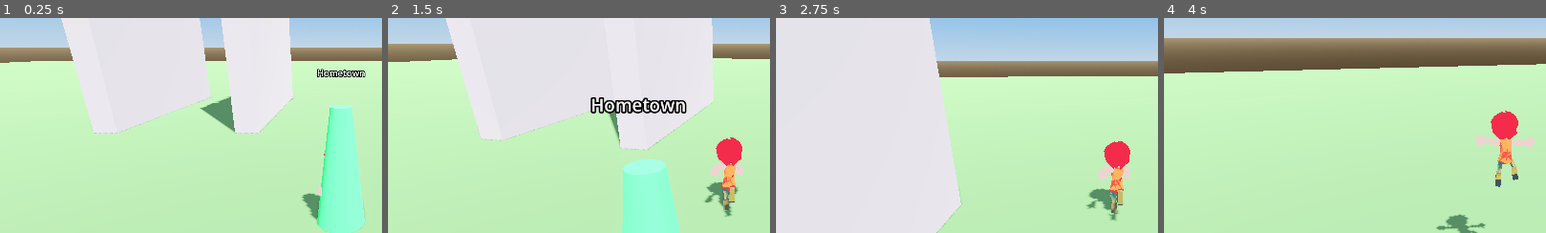
Above: before the commit, frames 1-4 (left to right).
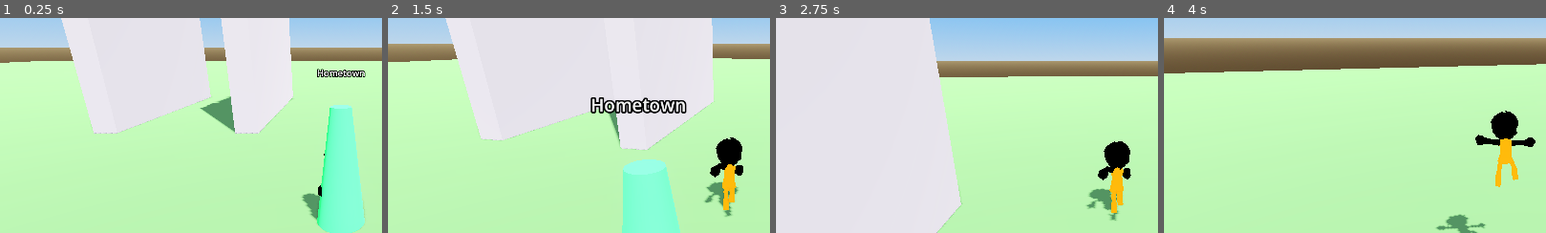
Above: after the commit, the same moments.

Repository: doggoanim/Krits
Game: Godot game, scene res://main.tscn
Same seed, same stepped clock (60 frames per second), same inputs: the game is played once before the commit and once after it.
Inputs (mouse positions are % of the whole screen's width and height, from its top left):
- Up to frame 1 (0.25 s): no input
- Up to frame 2 (1.5 s): tap Enter at 0.5 s; move the mouse to (55, 50) at 0.52 s; hold Ctrl (crouch_pound) 0.53-1.28 s; hold W (move_forward) from 0.53 s (still down); tap Space (jump) at 0.77 s; move the mouse to (45, 50) at 1.27 s; tap E (interact) at 1.35 s
- Up to frame 3 (2.75 s): keep holding W (move_forward); tap Space (jump) at 1.52 s; move the mouse to (52, 48) at 2.02 s; hold Shift (roll_dive) from 2.03 s (still down)
- Up to frame 4 (4 s): keep holding W (move_forward); move the mouse to (49, 52) at 2.77 s; release Shift (roll_dive) at 2.78 s; tap Ctrl (crouch_pound) at 2.85 s; tap Space (jump) at 3.02, 3.77 s; move the mouse to (57, 51) at 3.52 s; tap E (interact) at 3.6 s
The pictures show only the part of the screen within x 5-55%, y 17-67%; the shares and areas given below are measured in that part.

The runs differ from the first frame. In frame 1, less than 0.1% of the frame differs, in the area x 83-85%, y 63-84%; in frame 2, 1.5%; in frame 3, 1.5%; in frame 4, 1.7%, in the area x 81-98%, y 43-79%.

Commit message:
Make the character's colors immune to scene lighting, and bump saturation
The character's materials are now forced to BaseMaterial3D's unshaded
mode when loaded, so its authored colors (and outfit tints) render
exactly as set regardless of sun angle, ambient color/strength, or
shadows landing on it — only the global screen-wide color grading in
EnvironmentConfig still affects it, same as everything else in view.

Also pushed saturation from 1.2 to 1.45 for a punchier cartoony grade.

Diff:
--- a/player/player_visual.gd
+++ b/player/player_visual.gd
@@ -115,6 +115,13 @@
 			var mat := mi.get_active_material(i)
 			if mat is BaseMaterial3D:
 				var dup := (mat as BaseMaterial3D).duplicate() as BaseMaterial3D
+				# Unshaded: the character's colors are drawn exactly as authored,
+				# regardless of sun angle, ambient light color/strength, or shadows
+				# falling on it. Keeps the model reading as a consistent, flat
+				# cartoony color instead of shifting with the world's lighting.
+				# (Screen-wide color grading/saturation in EnvironmentConfig still
+				# applies on top, same as everything else on screen.)
+				dup.shading_mode = BaseMaterial3D.SHADING_MODE_UNSHADED
 				mi.set_surface_override_material(i, dup)
 				_materials.append(dup)
 				_base_colors[dup] = dup.albedo_color
--- a/world/environment_config.gd
+++ b/world/environment_config.gd
@@ -48,5 +48,5 @@
 @export var adjustment_enabled := true
 @export var brightness := 0.95
 @export var contrast := 1.0                          ## kept neutral so blacks don't crush — cartoony reads as bright, not punchy-dark
-@export var saturation := 1.2                         ## the main "cartoony" knob — push toward 1.3-1.5 for more candy-colored, lower toward 1.0 for muted
+@export var saturation := 1.45                        ## the main "cartoony" knob — push further for even more candy-colored, lower toward 1.0 for muted
 @export var color_correction_lut: Texture   ## optional LUT (Texture2D/Texture3D) for a full custom grade
